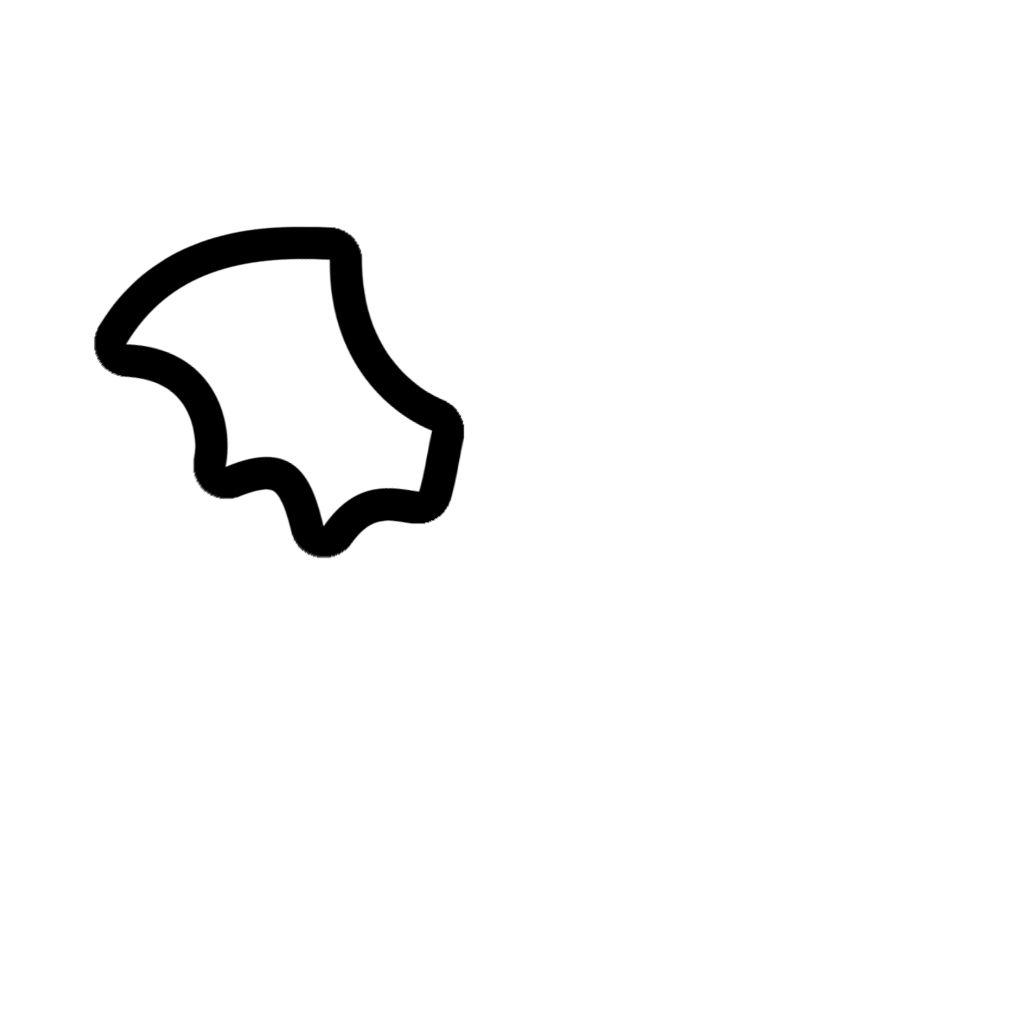
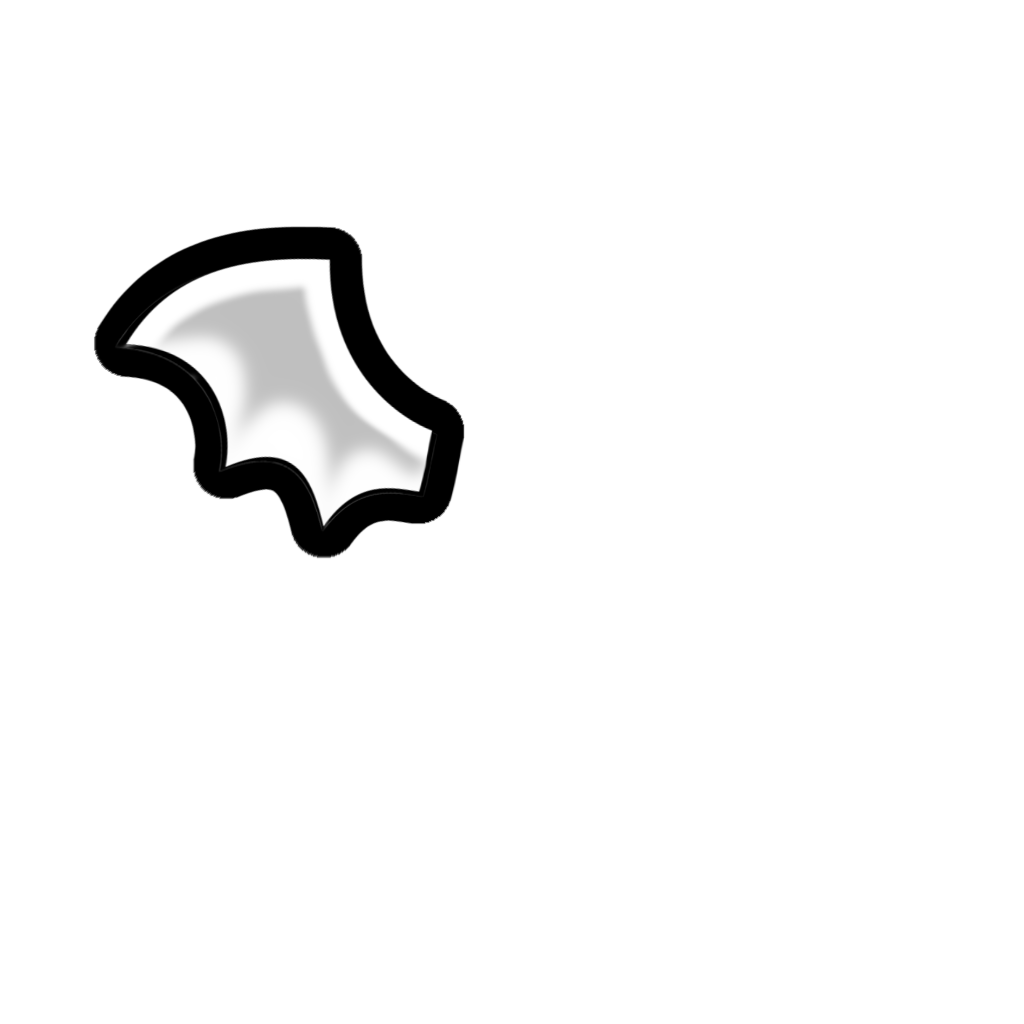
Two versions of the same layered image (1024×1024). Layer-by-layer changes:
added layer "shading" above "Wings copy" over [115, 267, 438, 532]
unmasked "Wings copy" over [125, 267, 433, 528]
